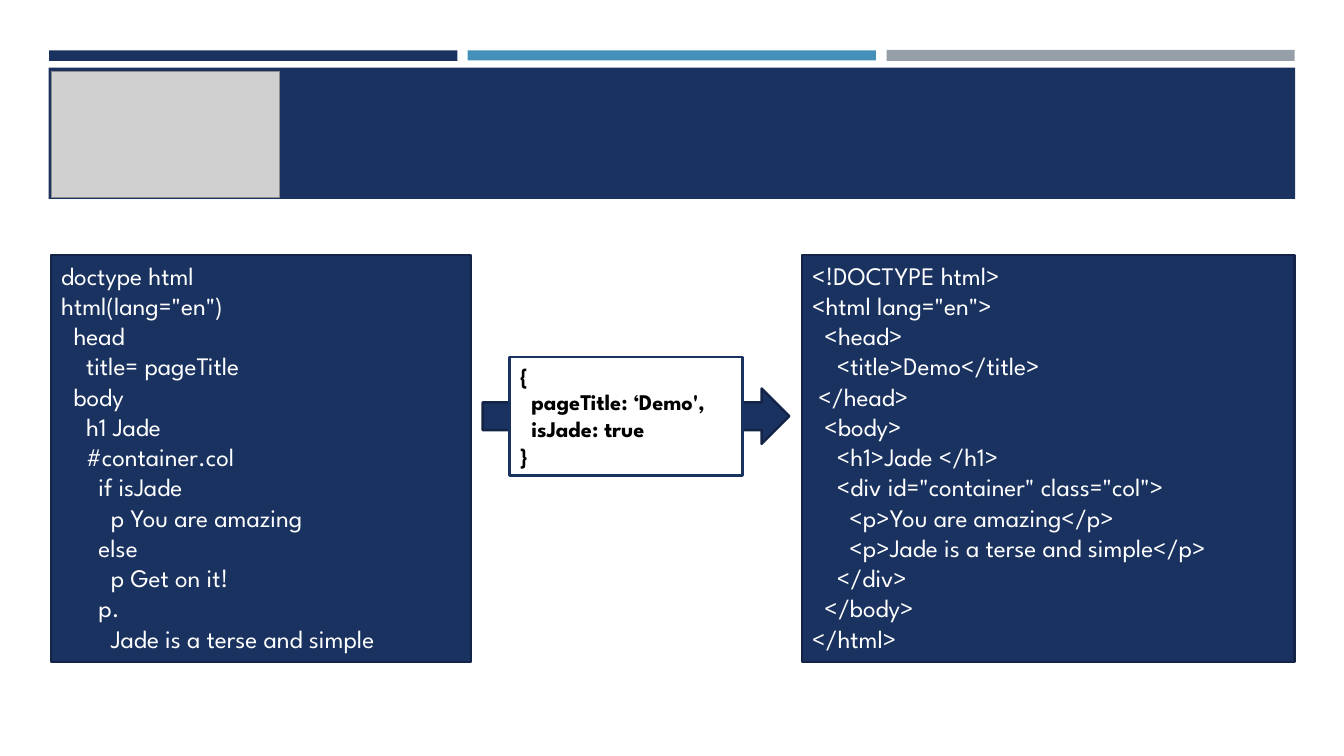
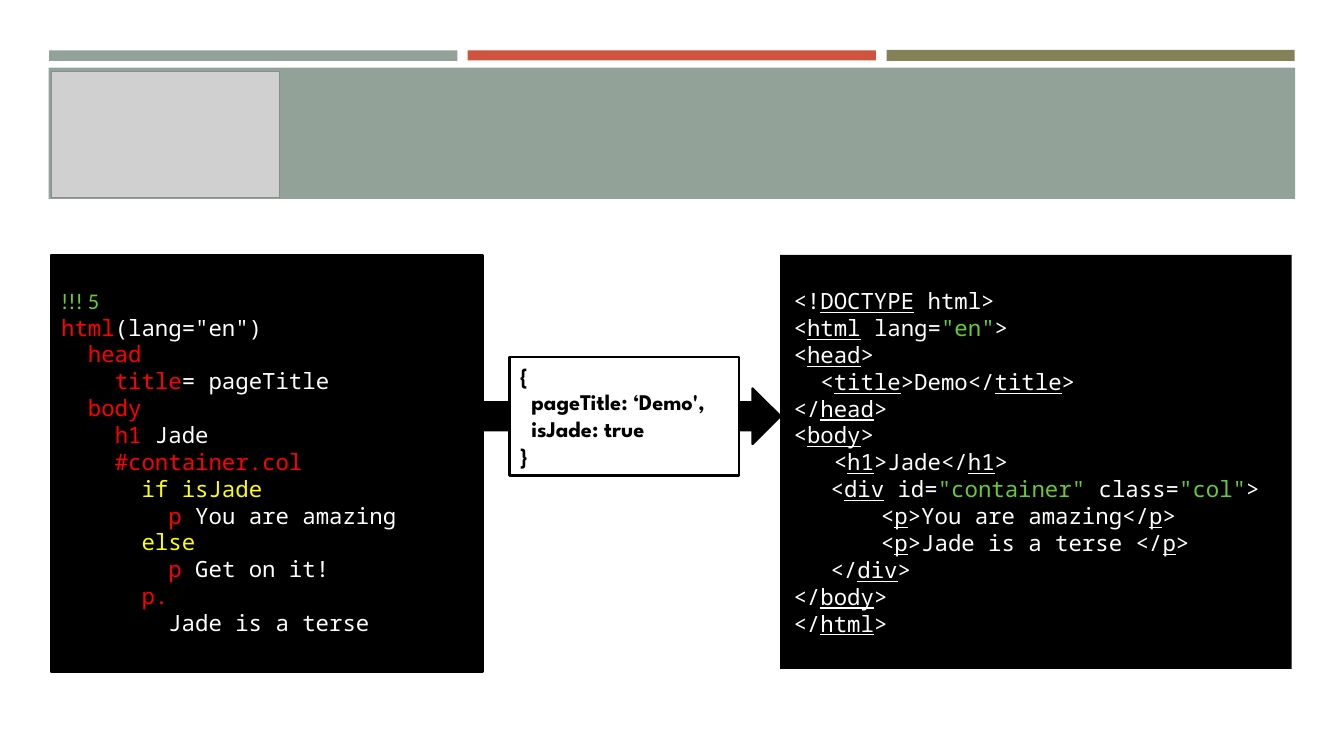
Before and after one commit to borya09/curso-vsw-herramientas-front, a slide deck: slide 11 of presentacion/presentacion.pptx (slide 10 before the commit). Drawn at 1344x756 pixels with LibreOffice and Linux fonts; fonts in the diff are those of the drawing; grey boxes stand for pictures. Boxes give left, top, right and bottom in pixels: in the first picture for what was removed or moved away, otherwise in the second. Text is boxed around its words. In the diff, an @@ line names an element or a change of style, - is before the commit and + after.

```diff
--- a/presentacion/presentacion.pptx
+++ b/presentacion/presentacion.pptx
@@ rectangle at <box>49,50,458,60</box>: fill #1A3260 to #93A299 @@
@@ rectangle at <box>468,50,876,60</box>: fill #4590B8 to #CF543F @@
@@ rectangle at <box>886,50,1295,62</box>: fill #969FA7 to #848058 @@
@@ rectangle at <box>48,68,1296,199</box>: fill #1A3260 to #93A299 @@
@@ rectangle "!!! 5": place and size @@
-rectangle "!!! 5" at <box>51,255,472,662</box>
+rectangle "!!! 5" at <box>51,255,483,673</box>
@@ rectangle "!!! 5" at <box>51,255,483,673</box>: fill #1A3260 to #000000; outline #132547 1.75 pt to #000000 1.75 pt @@
@@ rectangle "<!DOCTYPE html>": place and size @@
-rectangle "<!DOCTYPE html>" at <box>803,255,1296,662</box>
+rectangle "<!DOCTYPE html>" at <box>780,255,1292,669</box>
@@ rectangle "<!DOCTYPE html>" at <box>780,255,1292,669</box>: vertical alignment top to middle; fill #1A3260 to #000000; outline #132547 1.75 pt to none @@
@@ text in rectangle at <box>88,294,99,309</box>: text changed; size 18 to 16 pt; font League Spartan to Calibri; text colour #FFFFFF to #66CC33 @@
-doctype html
+!!! 5
@@ text in rectangle at <box>794,292,1260,635</box>: size 18 to 16 pt, font League Spartan to Noto Sans Mono in "<!DOCTYPE html>", "<html lang="en">", "<head>", "<title>Demo</title>" and 7 more places; underline on in "<!DOCTYPE", "<html", "<head>", "<title>Demo</title>" and 7 more places; text colour #FFFFFF to #66CC33 in "lang="en">", "id="container" class="col">"; list level 1 to 2 in "<div id="container" class="col">"; list level 1 to 3 in "<p>You are amazing</p>"; list level 1 to 2 in "</div>" @@
@@ text in rectangle at <box>61,319,396,610</box>: size 18 to 16 pt, font League Spartan to Noto Sans Mono in "html(lang="en")", "head", "title= pageTitle", "body" and 7 more places; text colour #FFFFFF to #FF0000 in "html(lang="en")", "head", "title=", "body" and 5 more places; text colour #FFFFFF to #FFFF00 in "if isJade", "else" @@
@@ rectangle "{" at <box>510,357,740,476</box>: outline #1A3260 1.75 pt to #000000 1.75 pt @@
@@ right arrow at <box>483,388,780,444</box>: fill #1A3260 to #000000; outline #132547 1.75 pt to #000000 1.75 pt @@
@@ right arrow: place and size @@
-right arrow at <box>483,388,789,444</box>
+right arrow at <box>483,388,780,444</box>
@@ text in rectangle at <box>834,453,1008,474</box>: text changed; size 18 to 16 pt; font League Spartan to Noto Sans Mono @@
-<h1>Jade </h1>
+<h1>Jade</h1>
@@ text in rectangle at <box>881,534,1190,557</box>: text changed; size 18 to 16 pt; font League Spartan to Noto Sans Mono @@
-<p>Jade is a terse and simple</p>
+    <p>Jade is a terse </p>
@@ text in rectangle at <box>168,614,369,632</box>: text changed; size 18 to 16 pt; font League Spartan to Noto Sans Mono @@
-Jade is a terse and simple
+Jade is a terse
```
Also in this commit, not shown: 13 other slides changed, 1 slide added, 4 other files.
